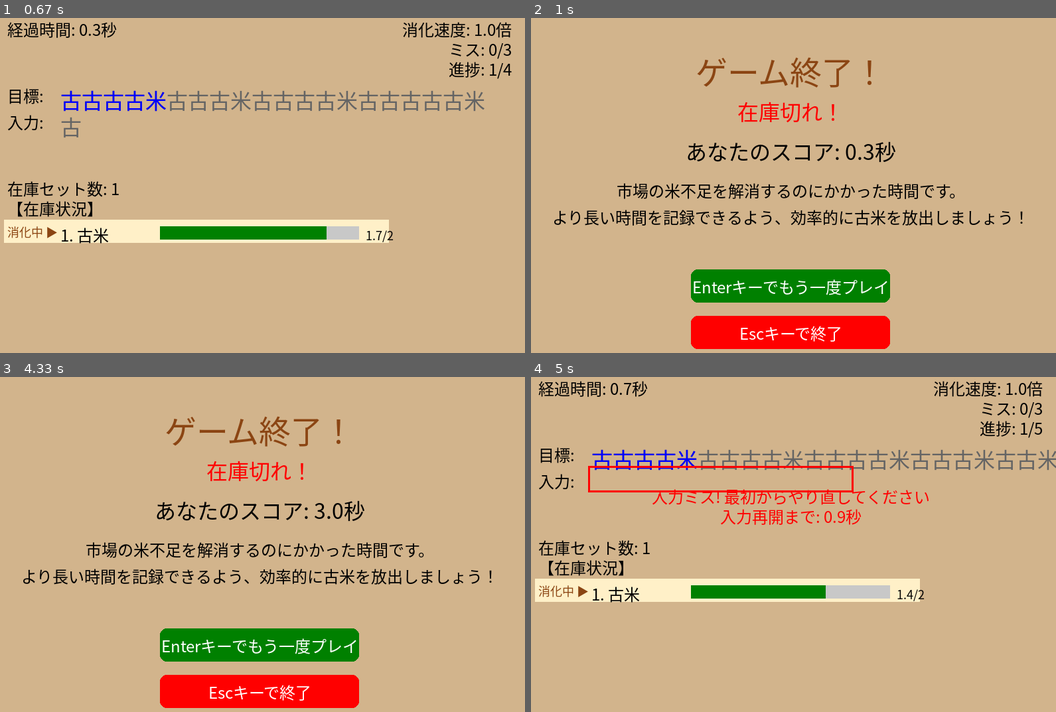
Above: before the commit, frames 1-4 (two rows, left to right).
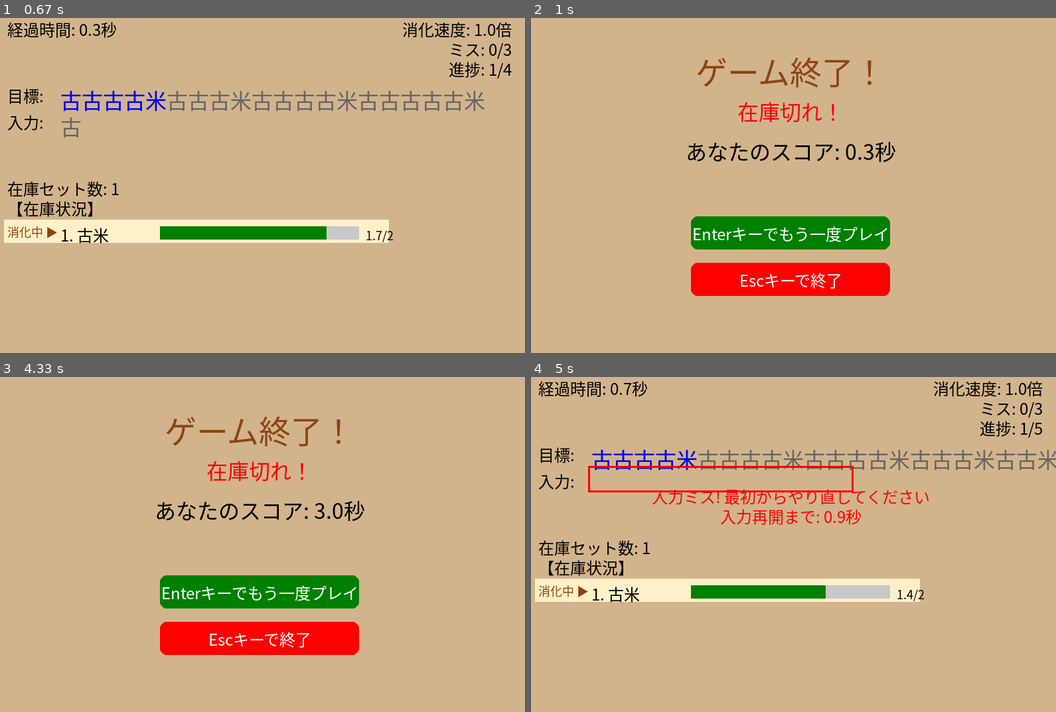
Above: after the commit, the same moments.

Repository: HAYASAKA-Ryosuke/old_rice_game_pygame_aws
Game: pygame game, started from old_rice_game_pygame.py
Same seed, same stepped clock (60 frames per second), same inputs: the game is played once before the commit and once after it.
Inputs:
- Up to frame 1 (0.67 s): tap Enter at 0.33 s
- Up to frame 2 (1 s): tap Esc at 0.67 s
- Up to frame 3 (4.33 s): tap Enter at 1 s; tap F at 1.33, 1.73, 2.03, 2.23, 2.57, 2.87, 3.07, 3.37, 3.63 s
- Up to frame 4 (5 s): tap Enter at 4.33 s

Frame 1 is identical in both runs. In frame 2, 14% of the frame differs, in the area x 4-94%, y 49-99%; in frame 3, 14%; in frame 4, nothing differs.

Commit message:
update game

Diff:
--- a/old_rice_game_pygame.py
+++ b/old_rice_game_pygame.py
@@ -143,24 +143,13 @@
         # Score
         self.draw_text(f"あなたのスコア: {self.score:.1f}秒", self.large_font, BLACK, SCREEN_WIDTH//2, 220, "center")
 
-        # Message
-        message = [
-            "市場の米不足を解消するのにかかった時間です。",
-            "より長い時間を記録できるよう、効率的に古米を放出しましょう！"
-        ]
-
-        y_pos = 280
-        for line in message:
-            self.draw_text(line, self.medium_font, BLACK, SCREEN_WIDTH//2, y_pos, "center")
-            y_pos += 40
-
         # Restart prompt
-        pygame.draw.rect(self.screen, GREEN, (SCREEN_WIDTH//2 - 150, 400, 300, 50), border_radius=10)
-        self.draw_text("Enterキーでもう一度プレイ", self.medium_font, WHITE, SCREEN_WIDTH//2, 425, "center")
+        pygame.draw.rect(self.screen, GREEN, (SCREEN_WIDTH//2 - 150, 320, 300, 50), border_radius=10)
+        self.draw_text("Enterキーでもう一度プレイ", self.medium_font, WHITE, SCREEN_WIDTH//2, 345, "center")
 
         # Quit prompt
-        pygame.draw.rect(self.screen, RED, (SCREEN_WIDTH//2 - 150, 470, 300, 50), border_radius=10)
-        self.draw_text("Escキーで終了", self.medium_font, WHITE, SCREEN_WIDTH//2, 495, "center")
+        pygame.draw.rect(self.screen, RED, (SCREEN_WIDTH//2 - 150, 390, 300, 50), border_radius=10)
+        self.draw_text("Escキーで終了", self.medium_font, WHITE, SCREEN_WIDTH//2, 415, "center")
 
         pygame.display.flip()
 
